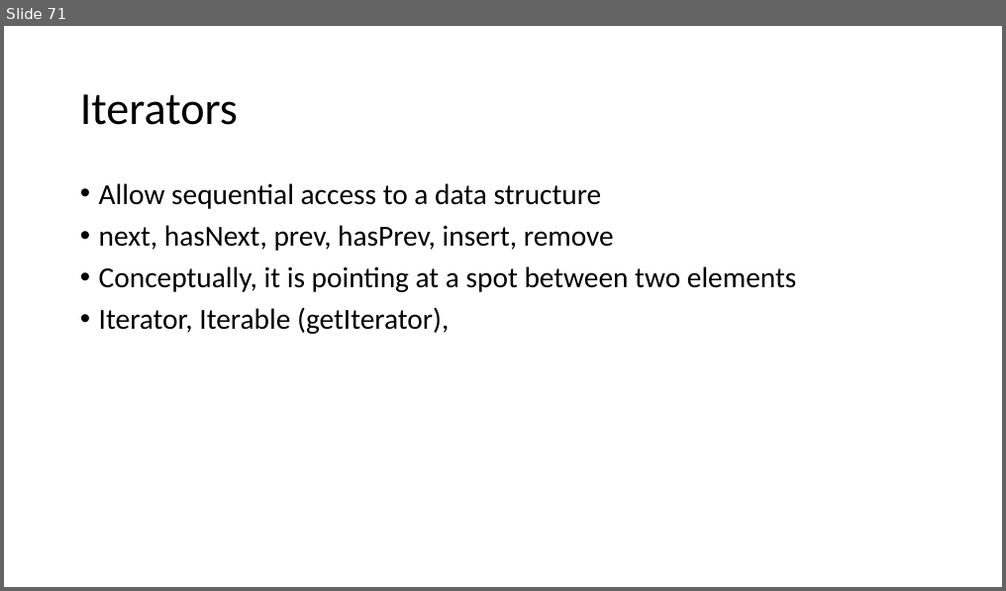
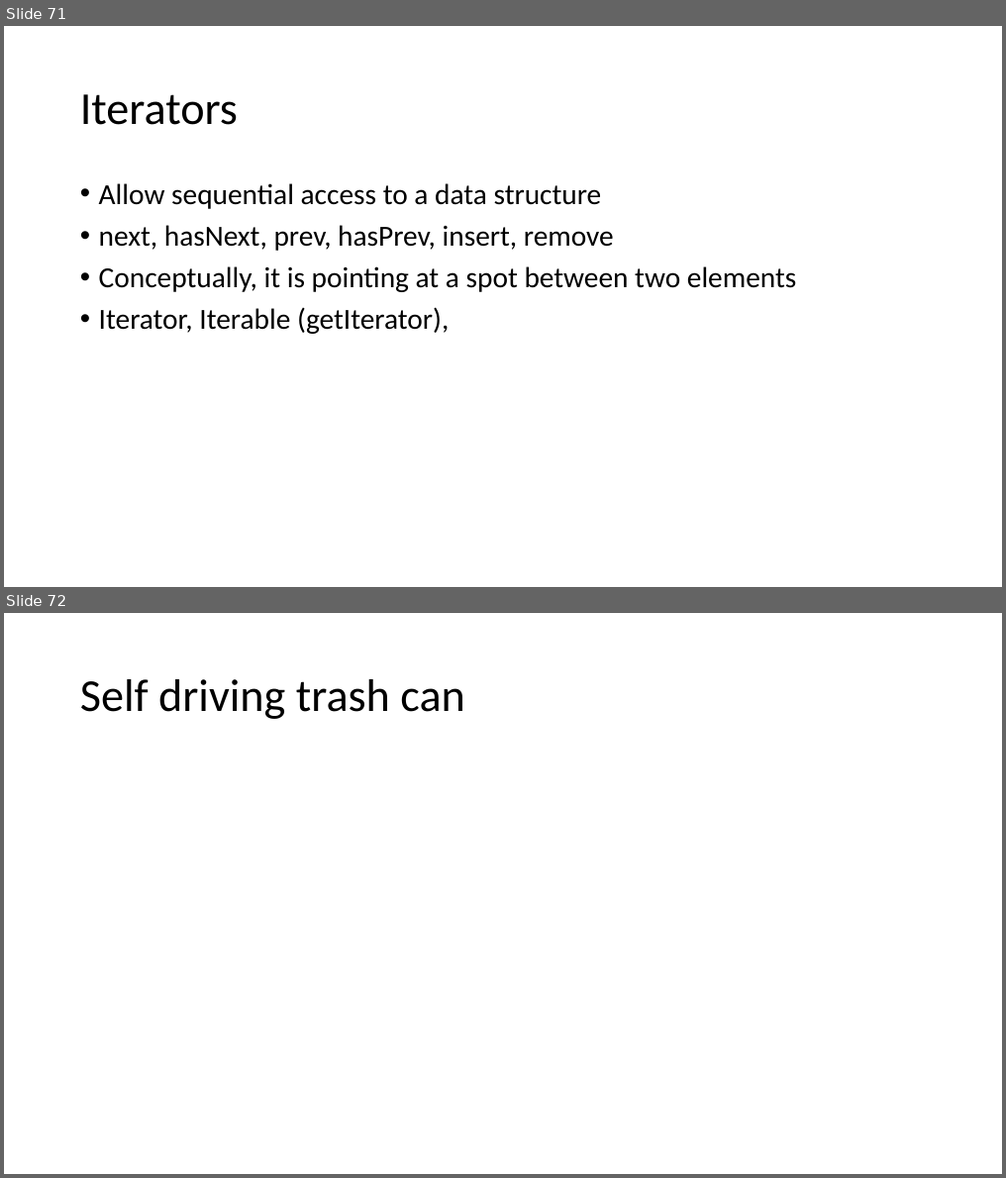
Before and after one commit to skalakm/232, a slide deck: notes.pptx. Shown one above the other, each under a label of ours: slide 71 before the commit, slides 71 and 72 after it. The pictures are 1006x591 and 1006x1178 pixels, drawn with LibreOffice and Linux fonts; fonts in the diff are those of the drawing. Boxes give left, top, right and bottom in pixels: in the first picture for what was removed or moved away, otherwise in the second. Text is boxed around its words. In the diff, an @@ line names an element or a change of style, - is before the commit and + after.

```diff
--- a/notes.pptx
+++ b/notes.pptx
@@ slide 72 added at <box>4,613,1002,1174</box>, background #FFFFFF @@
@@ title added at <box>80,679,465,719</box>, 44 pt, text #000000 @@
+Self driving trash can
```
Also in this commit, not shown: 6 other slides added.
